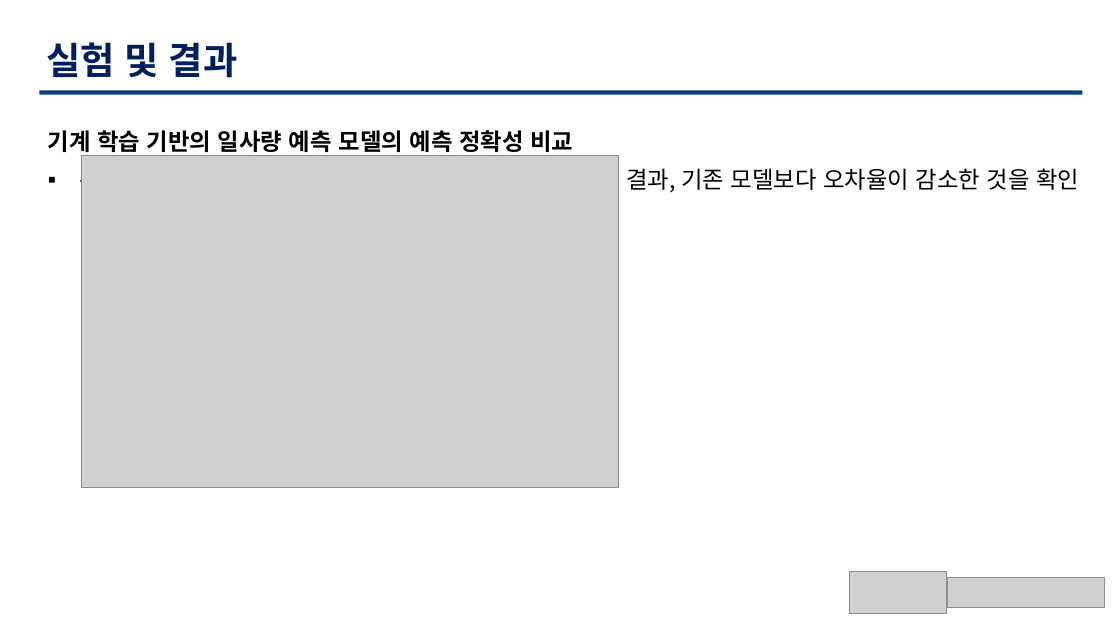
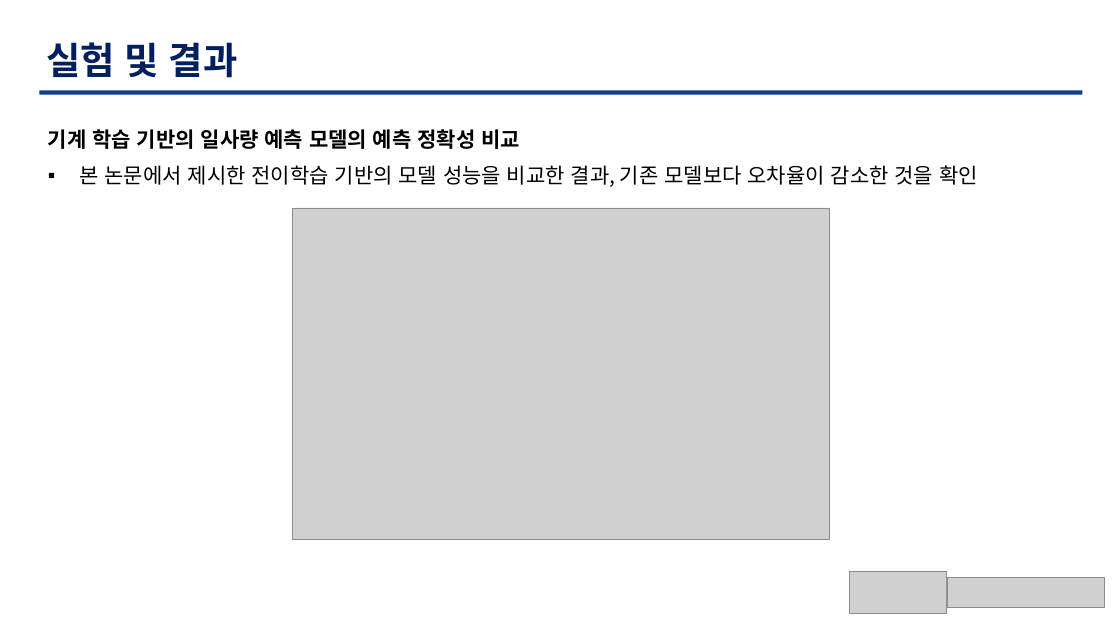
Before and after one commit to TaegyuHan/Solar_radiation_prediction_model, a slide deck: slide 13 of KICS_PT/[KICS] 모델 poster.pptx. Drawn at 1120x630 pixels with LibreOffice and Linux fonts; fonts in the diff are those of the drawing; grey boxes stand for pictures. Boxes give left, top, right and bottom in pixels: in the first picture for what was removed or moved away, otherwise in the second. Text is boxed around its words. In the diff, an @@ line names an element or a change of style, - is before the commit and + after.

Commit message:
다영 최종

```diff
--- a/KICS_PT/[KICS] 모델 poster.pptx
+++ b/KICS_PT/[KICS] 모델 poster.pptx
@@ text "기계 학습 기반의 일사량 예측 ..." at [48, 129, 978, 187]: size 20 to 18 pt @@
@@ picture: place and size @@
-picture at [82, 155, 619, 487]
+picture at [292, 208, 829, 540]
```
